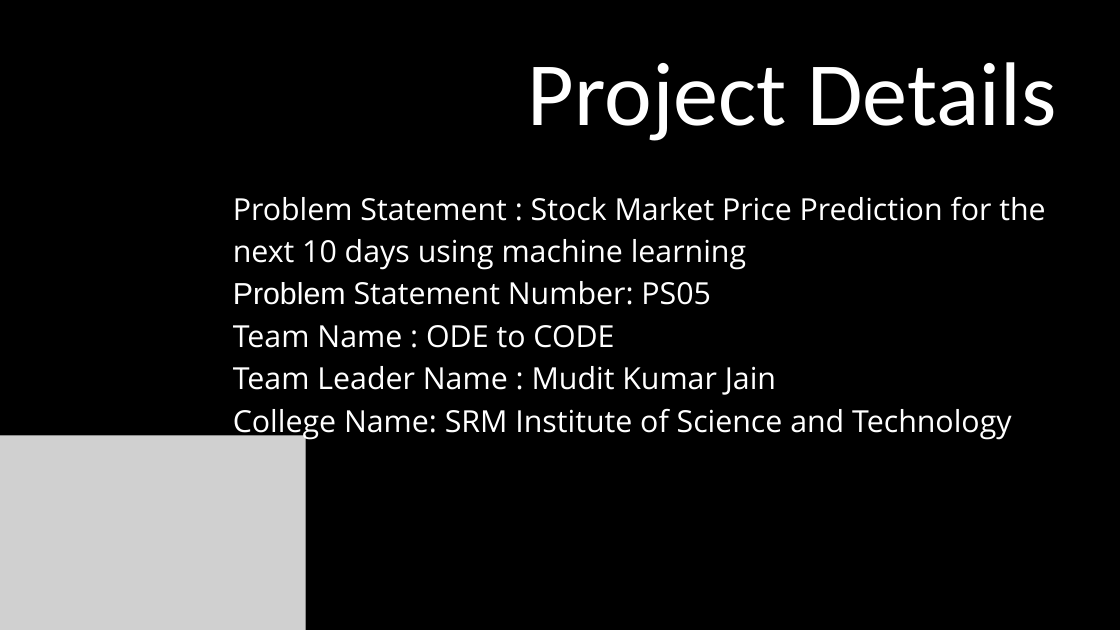
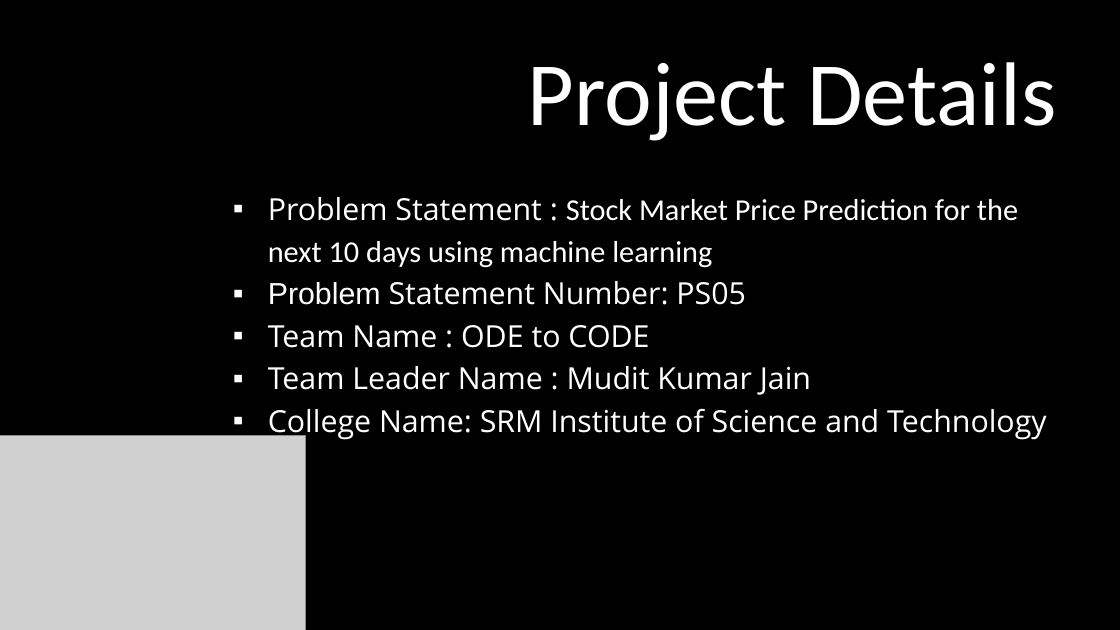
Before and after one commit to salonijaindev/Hacksprint_PS05_Ode-to-Code, a slide deck: slide 2 of PPT/Stock market Analyser.pptx. Drawn at 1120x630 pixels with LibreOffice and Linux fonts; fonts in the diff are those of the drawing; grey boxes stand for pictures. Boxes give left, top, right and bottom in pixels: in the first picture for what was removed or moved away, otherwise in the second. Text is boxed around its words. In the diff, an @@ line names an element or a change of style, - is before the commit and + after.

```diff
--- a/PPT/Stock market Analyser.pptx
+++ b/PPT/Stock market Analyser.pptx
@@ text "Problem Statement : Stock Market ..." at bbox=[268, 197, 1046, 440]: font Open Sans to Calibri in "Stock Market Price Prediction for the next ..."; bullet none to ▪ @@
```
Also in this commit, not shown: 4 other slides changed, 1 slide added, 1 slide removed.
